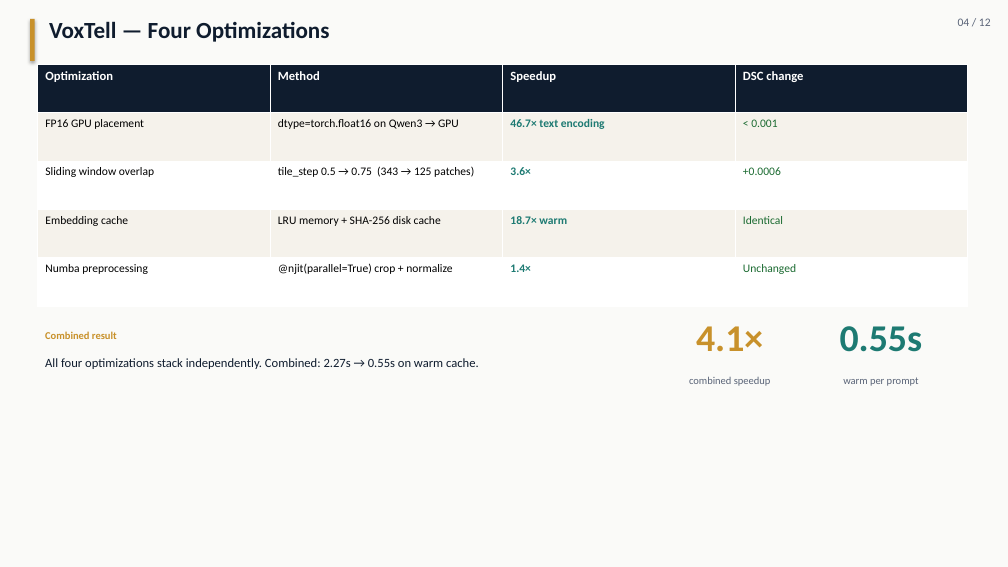
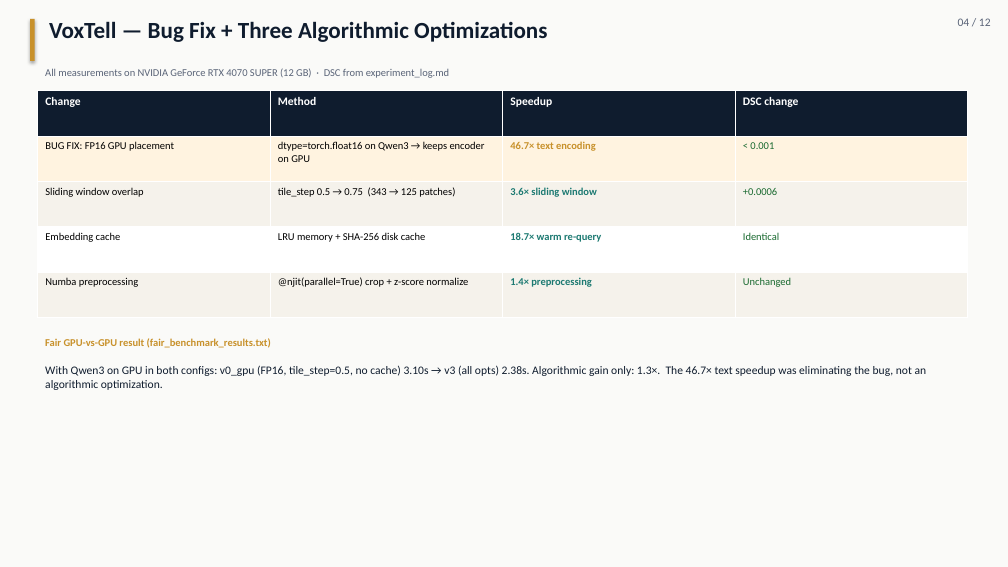
Before and after one commit to pentaexe/VoxTell-main, a slide deck: slide 4 of slides.pptx. Drawn at 1008x567 pixels with LibreOffice and Linux fonts; fonts in the diff are those of the drawing. Boxes give left, top, right and bottom in pixels: in the first picture for what was removed or moved away, otherwise in the second. Text is boxed around its words. In the diff, an @@ line names an element or a change of style, - is before the commit and + after.

```diff
--- a/slides.pptx
+++ b/slides.pptx
@@ text at (49, 21, 547, 42): text changed @@
-VoxTell — Four Optimizations
+VoxTell — Bug Fix + Three Algorithmic Optimizations
@@ text added at (45, 68, 449, 78), 10 pt, text #5A6478 @@
+All measurements on NVIDIA GeForce RTX 4070 SUPER (12 GB) · DSC from experiment_log.md
@@ table at (38, 91, 969, 318) @@
-row 1, column 1: Optimization
+row 1, column 1: Change
-row 2, column 1: FP16 GPU placement
+row 2, column 1: BUG FIX: FP16 GPU placement
-row 2, column 2: dtype=torch.float16 on Qwen3 → GPU
+row 2, column 2: dtype=torch.float16 on Qwen3 → keeps encoder on GPU
-row 3, column 3: 3.6×
+row 3, column 3: 3.6× sliding window
-row 4, column 3: 18.7× warm
+row 4, column 3: 18.7× warm re-query
-row 5, column 2: @njit(parallel=True) crop + normalize
+row 5, column 2: @njit(parallel=True) crop + z-score normalize
-row 5, column 3: 1.4×
+row 5, column 3: 1.4× preprocessing
@@ fill #F5F2EB to #FFF3E0 in row 2 @@
@@ fill #FFFFFF to #F5F2EB in 8 cells @@
@@ fill #F5F2EB to #FFFFFF in row 4 @@
@@ size 12 to 11 pt in "Method", "Speedup", "DSC change" @@
@@ size 11 to 10 pt in "46.7× text encoding", "< 0.001", "Sliding window overlap", "tile_step 0.5 → 0.75 (343 → 125 ..." and 6 more places @@
@@ text colour #1D7A72 to #C8912B in "46.7× text encoding" @@
@@ table: place and size @@
-table at (38, 64, 969, 306)
+table at (38, 91, 969, 318)
@@ text removed at (696, 326, 763, 351) @@
-4.1×
@@ text removed at (840, 326, 923, 352) @@
-0.55s
@@ text at (45, 338, 271, 348): text changed; size 12 to 10 pt; text colour #0F1C2E to #C8912B; bold on @@
-All four optimizations stack independently. Combined: 2.27s → 0.55s on warm cache.
+Fair GPU-vs-GPU result (fair_benchmark_results.txt)
@@ text removed at (45, 331, 117, 339) @@
-Combined result
@@ text added at (45, 365, 927, 390), 11 pt, text #0F1C2E @@
+With Qwen3 on GPU in both configs: v0_gpu (FP16, tile_step=0.5, no cache) 3.10s → v3 (all opts) 2.38s. Algorithmic gain only: 1.3×. The 46.7× text speedup was eliminating the bug, not an algorithmic optimization.
@@ text removed at (689, 376, 771, 386) @@
-combined speedup
@@ text removed at (843, 377, 919, 386) @@
-warm per prompt
```
Also in this commit, not shown: 4 other slides changed, 4 other files.
